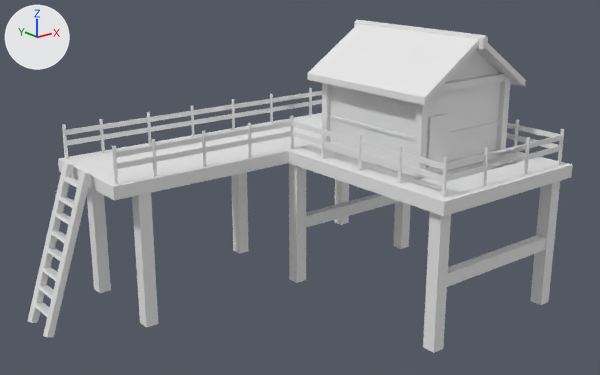
The FBX model Examen Game GMD4A/Assets/Art/Models/Environment/Quarry/QuarryHouse(2).fbx: old version first, new version second.
The view is the same before and after, from a 50 mm lens placed at (-8.87, -25.37, 11.57), pointed at (7.5, -4.9, 3.38). The axes (+X, +Y, +Z) are drawn at upper left. The lights are the same throughout. Where no turn or scale is listed for an object, it has been applied to the vertices.

The older version as bpy lines, for what is in view:
```python
me_cube_120 = bpy.data.meshes.new('Cube.120')
me_cube_120.from_pydata(...)  # 1070 vertices, 675 faces; spans x -3.2..11.9, y -9.1..2.2, z 0.0..9.4
me_cube_120.materials.append(mat_texture_atlas)  # its picture is missing
# before: 838 (11.5, -8.8, 2.5), 839 (11.5, -8.8, 2.0), 840 (6.2, -8.8, 2.5), 841 (6.2, -8.8, 2.0) at pixel (442, 288), 842 (11.5, -8.5, 2.5)
# before: 843 (11.5, -8.5, 2.0), 844 (6.2, -8.5, 2.5), 845 (6.2, -8.5, 2.0), 848 (11.3, -8.9, 0.0) at pixel (540, 305), 849 (11.7, -8.9, 0.0) at pixel (548, 301)
# before: 852 (11.3, -8.4, 0.0) at pixel (530, 300), 853 (11.7, -8.4, 0.0), 856 (5.9, -8.9, 0.0) at pixel (433, 352), 857 (6.3, -8.9, 0.0) at pixel (443, 348), 860 (5.9, -8.4, 0.0) at pixel (423, 347)
# before: 861 (6.3, -8.4, 0.0)
ob_quarryhouse_2 = bpy.data.objects.new('QuarryHouse(2)', me_cube_120)
ob_quarryhouse_2.location = (2.86, -1.12, -0.96)
```
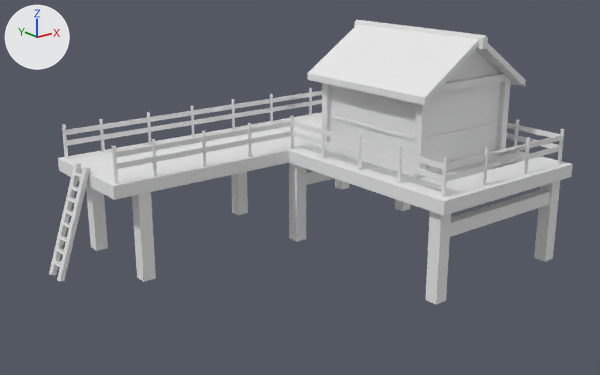
The newer file is also turned or shifted as a whole; pictures and numbers use the older file's frame.

What differs and where, as boxes (x1, y1, x2, y2) in the pictures (600 x 375 px; the box of a moved part takes in the faces that stretch with it):
'QuarryHouse(2)', reshaped (14% shorter)
    before: (27, 20, 573, 353)
    after: (49, 20, 573, 305)
part 1 of me_cube_120, moved or reshaped
    before: (27, 162, 410, 337)
    after: (49, 162, 411, 282)
part 2 of me_cube_120, moved or reshaped
    before: (423, 181, 560, 353)
    after: (425, 180, 560, 305)

Patch to the scene script:
```diff
--- a/Examen Game GMD4A/Assets/Art/Models/Environment/Quarry/QuarryHouse(2).fbx.py
+++ b/Examen Game GMD4A/Assets/Art/Models/Environment/Quarry/QuarryHouse(2).fbx.py
@@ me_cube_120 @@
 # used by ob_quarryhouse_2; location = (2.86, -1.12, -0.96)
 # verts and faces of me_cube_120; kept vertices keep their numbers, new ones are numbered from 1070
-me_cube_120.from_pydata(...)  # 1070 vertices, 675 faces; spans x -3.2..11.9, y -9.1..2.2, z 0.0..9.4
+me_cube_120.from_pydata(...)  # 1062 vertices, 671 faces; spans x -2.4..11.9, y -9.1..2.2, z 1.6..9.4
+# me_cube_120 part 1
+# 14 vertices are removed from x -3.2..4.8, y -1.6..1.0, z 0.0..5.6
+# 17 faces are deleted
+# 28 vertices in x -0.2..11.7, y -2.1..2.1, z 0.0..2.5 move by (0.0, 0.0, 1.6)
+# 4 vertices in x 6.2..11.5, y -2.0..-1.7, z 2.0 move by (0.0, 0.0, 1.7)
+# 3 vertices in x -2.7..-2.4, y 0.8, z 1.1..1.2 move by (0.4, -0.3, 0.9)
+# 3 vertices in x -2.7..-2.4, y -0.4, z 1.1..1.2 move by (0.4, 0.3, 0.9)
+# 3 vertices in x -2.3..-2.0, y 0.8, z 2.4..2.5 move by (0.3, -0.3, 0.5)
+# 3 vertices in x -2.3..-2.0, y -0.4, z 2.4..2.5 move by (0.3, 0.3, 0.5)
+# 64 vertices move from x -3.2..-1.1, y -0.6..1.0, z 0.0..5.2 to x -2.4..-1.0, y -0.2..0.6, z 1.6..5.3
+# 14 vertices are added at x -2.4..4.8, y -1.6..0.5, z 1.6..7.2
+# 17 new faces join them
+# me_cube_120 part 2
+for i in [838, 840, 842, 844, 848, 849, 852, 853, 856, 857, 860, 861]: verts[i] += (0.0, 0.0, 1.6)
+for i in [839, 841, 843, 845]: verts[i] += (0.0, 0.0, 1.7)
 me_cube_120.materials.append(mat_texture_atlas)
```
